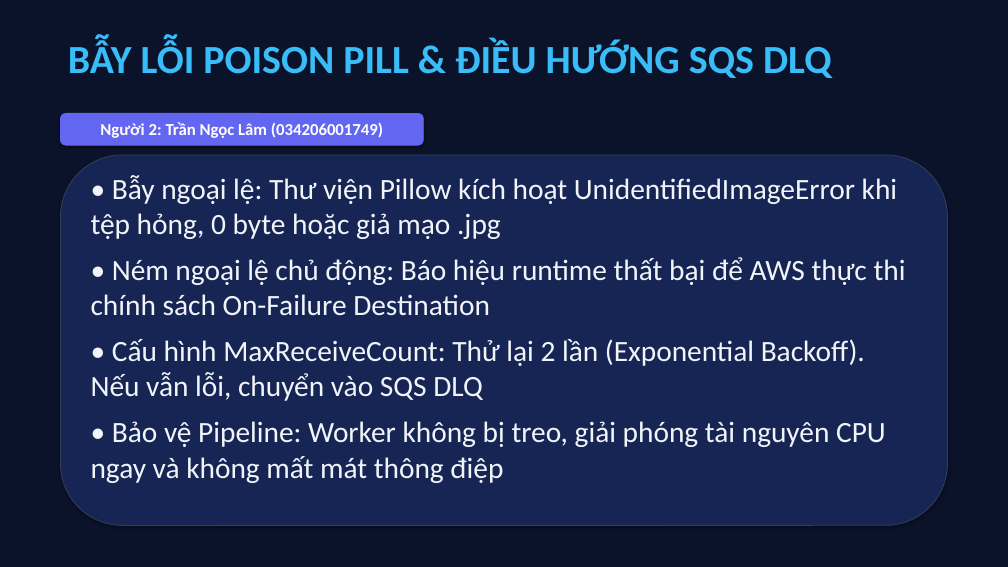
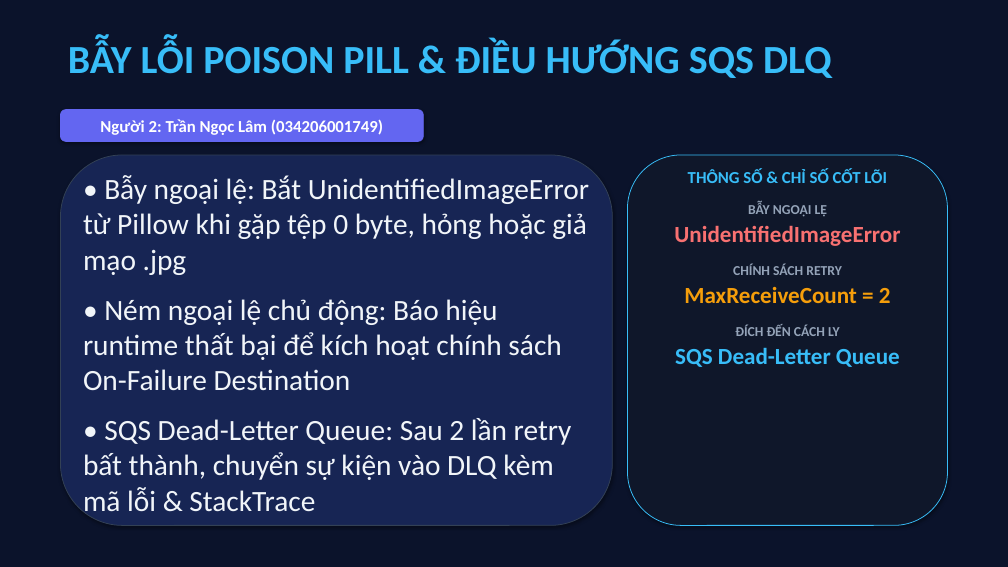
Before and after one commit to datdanghoccode/DTDM_XuLyAnh_Serverless, a slide deck: slide 8 of docs/DTDM_ThuyetTrinh_DeTai9.pptx. Drawn at 1008x567 pixels with LibreOffice and Linux fonts; fonts in the diff are those of the drawing. Boxes give left, top, right and bottom in pixels: in the first picture for what was removed or moved away, otherwise in the second. Text is boxed around its words. In the diff, an @@ line names an element or a change of style, - is before the commit and + after.

```diff
--- a/docs/DTDM_ThuyetTrinh_DeTai9.pptx
+++ b/docs/DTDM_ThuyetTrinh_DeTai9.pptx
@@ rounded rectangle "Người 2: Trần Ngọc Lâm ...": place and size @@
-rounded rectangle "Người 2: Trần Ngọc Lâm ..." at box(60, 113, 423, 145)
+rounded rectangle "Người 2: Trần Ngọc Lâm ..." at box(60, 110, 423, 141)
@@ rounded rectangle: place and size @@
-rounded rectangle at box(60, 155, 948, 526)
+rounded rectangle at box(60, 155, 613, 526)
@@ text at box(83, 175, 589, 518): text changed @@
-• Bẫy ngoại lệ: Thư viện Pillow kích hoạt UnidentifiedImageError khi tệp hỏng, 0 byte hoặc giả mạo .jpg
-• Ném ngoại lệ chủ động: Báo hiệu runtime thất bại để AWS thực thi chính sách On-Failure Destination
-• Cấu hình MaxReceiveCount: Thử lại 2 lần (Exponential Backoff). Nếu vẫn lỗi, chuyển vào SQS DLQ
-• Bảo vệ Pipeline: Worker không bị treo, giải phóng tài nguyên CPU ngay và không mất mát thông điệp
+• Bẫy ngoại lệ: Bắt UnidentifiedImageError từ Pillow khi gặp tệp 0 byte, hỏng hoặc giả mạo .jpg
+• Ném ngoại lệ chủ động: Báo hiệu runtime thất bại để kích hoạt chính sách On-Failure Destination
+• SQS Dead-Letter Queue: Sau 2 lần retry bất thành, chuyển sự kiện vào DLQ kèm mã lỗi & StackTrace
@@ rounded rectangle added at box(628, 155, 948, 526), fill #0F172A, outline #38BDF8 0.75 pt @@
@@ text added at box(674, 169, 900, 367), 22 pt, text #38BDF8, bold @@
+THÔNG SỐ & CHỈ SỐ CỐT LÕI
+BẪY NGOẠI LỆ
+UnidentifiedImageError
+CHÍNH SÁCH RETRY
+MaxReceiveCount = 2
+ĐÍCH ĐẾN CÁCH LY
+SQS Dead-Letter Queue
```
Also in this commit, not shown: 11 other slides changed.
